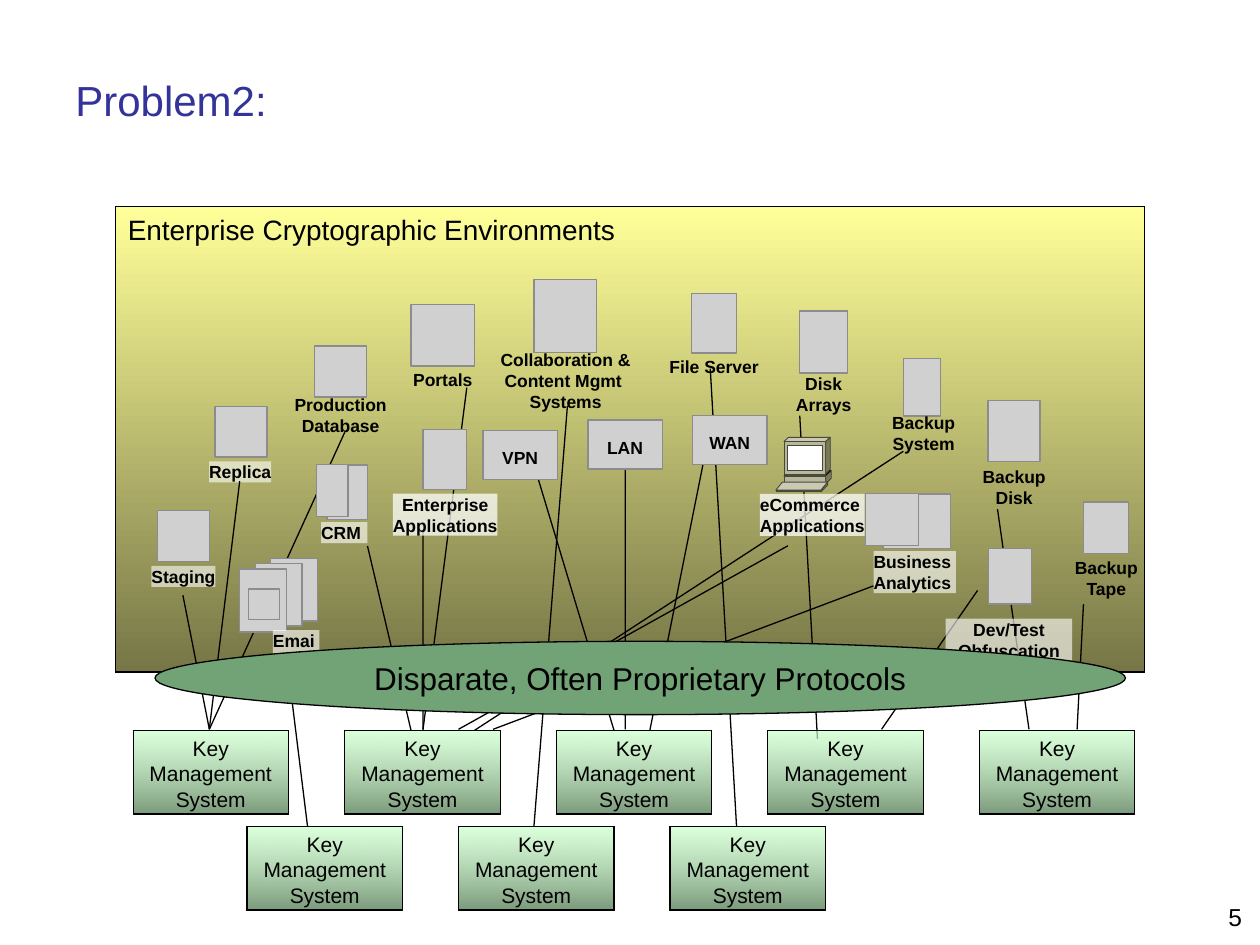
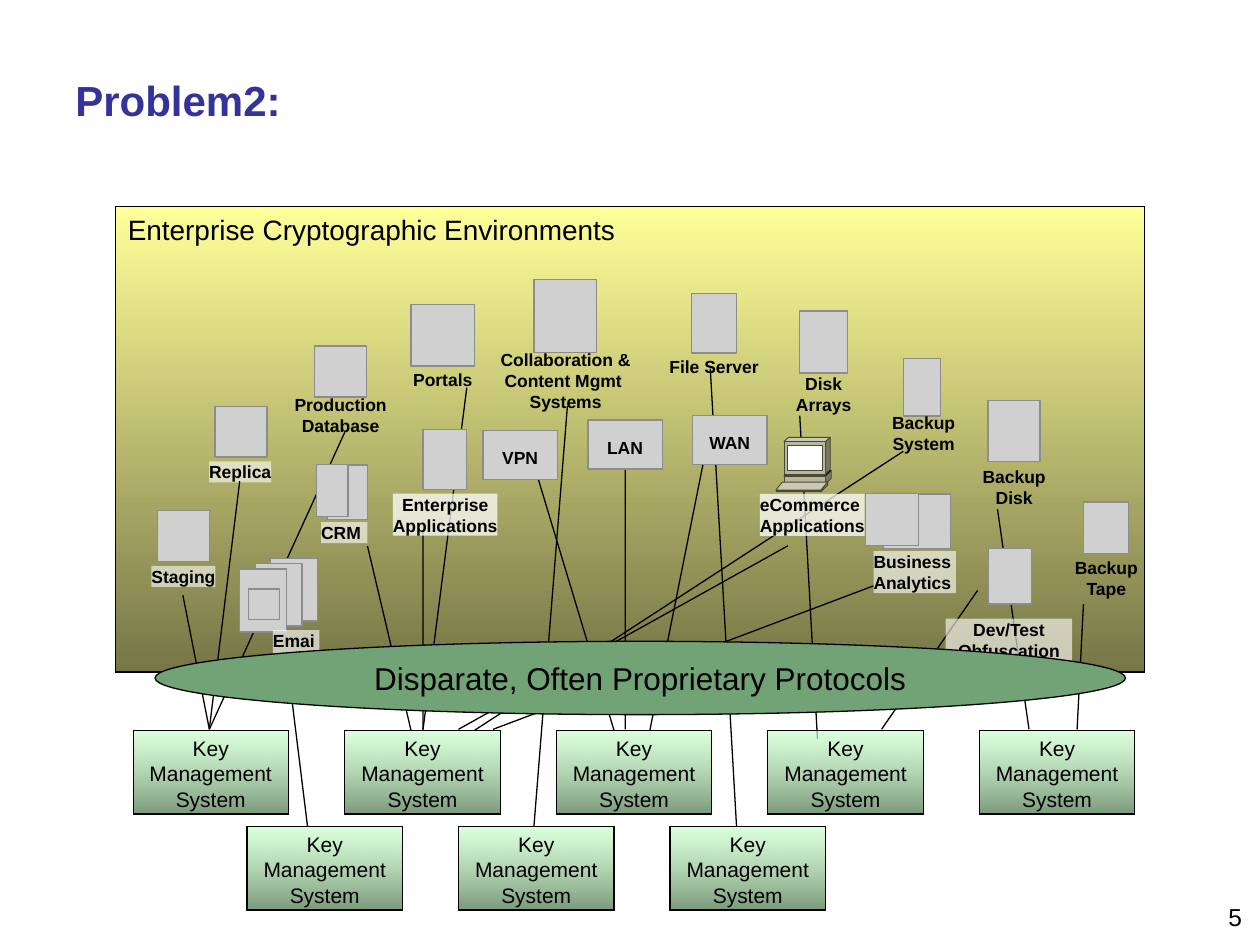
Before and after one commit to sedukull/pykmip-ws, a slide deck: slide 5 of docs/KMIP_Presentation.ppt. Drawn at 1260x945 pixels with LibreOffice and Linux fonts; fonts in the diff are those of the drawing; grey boxes stand for pictures; background and template pictures are left out. Boxes give left, top, right and bottom in pixels: in the first picture for what was removed or moved away, otherwise in the second. Text is boxed around its words. In the diff, an @@ line names an element or a change of style, - is before the commit and + after.

```diff
--- a/docs/KMIP_Presentation.ppt
+++ b/docs/KMIP_Presentation.ppt
@@ text "Problem2:" at [75,85,280,117]: bold on @@
```
Also in this commit, not shown: 12 other slides changed, 4 slides added, 1 slide removed, 8 other files.
